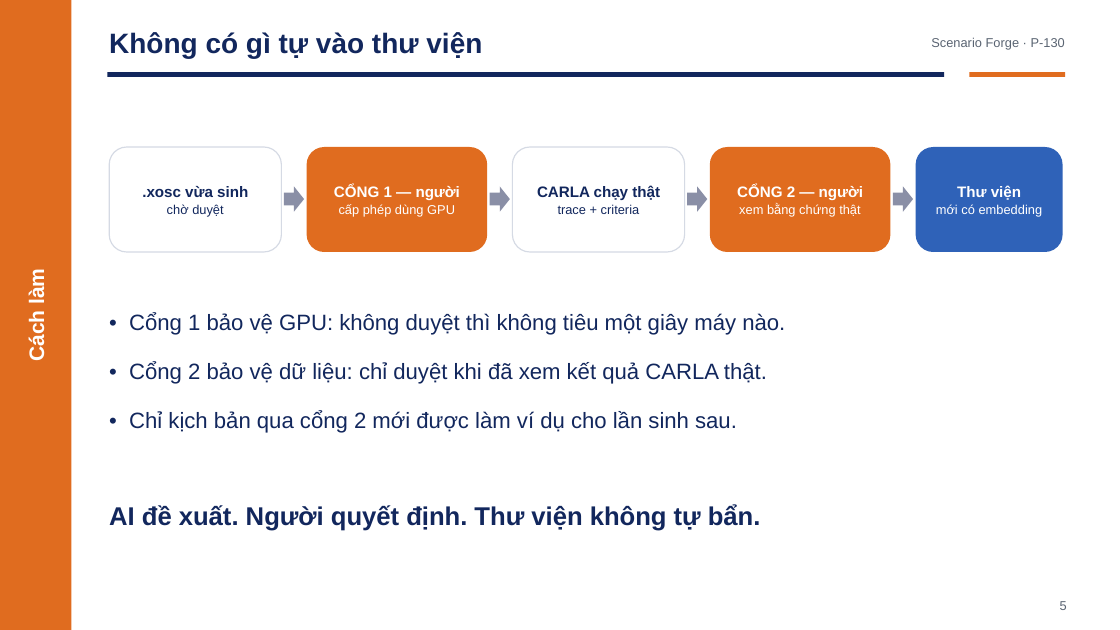
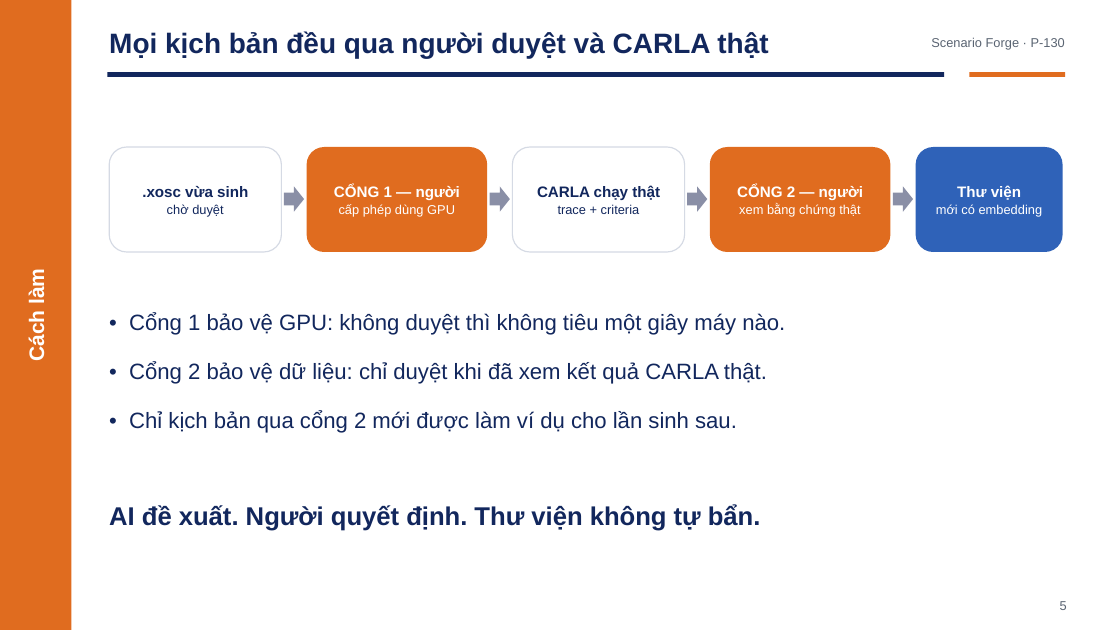
Before and after one commit to Menakanchi/nextjs-boilerplate, a slide deck: slide 5 of presentation/pitch_deck.pptx. Drawn at 1120x630 pixels with LibreOffice and Linux fonts; fonts in the diff are those of the drawing. Boxes give left, top, right and bottom in pixels: in the first picture for what was removed or moved away, otherwise in the second. Text is boxed around its words. In the diff, an @@ line names an element or a change of style, - is before the commit and + after.

Commit message:
docs: slide 5 nói hệ thống làm gì thay vì không làm gì (#101)

```diff
--- a/presentation/pitch_deck.pptx
+++ b/presentation/pitch_deck.pptx
@@ text at box(109, 31, 768, 58): text changed @@
-Không có gì tự vào thư viện
+Mọi kịch bản đều qua người duyệt và CARLA thật
```
Also in this commit, not shown: 1 other file.
